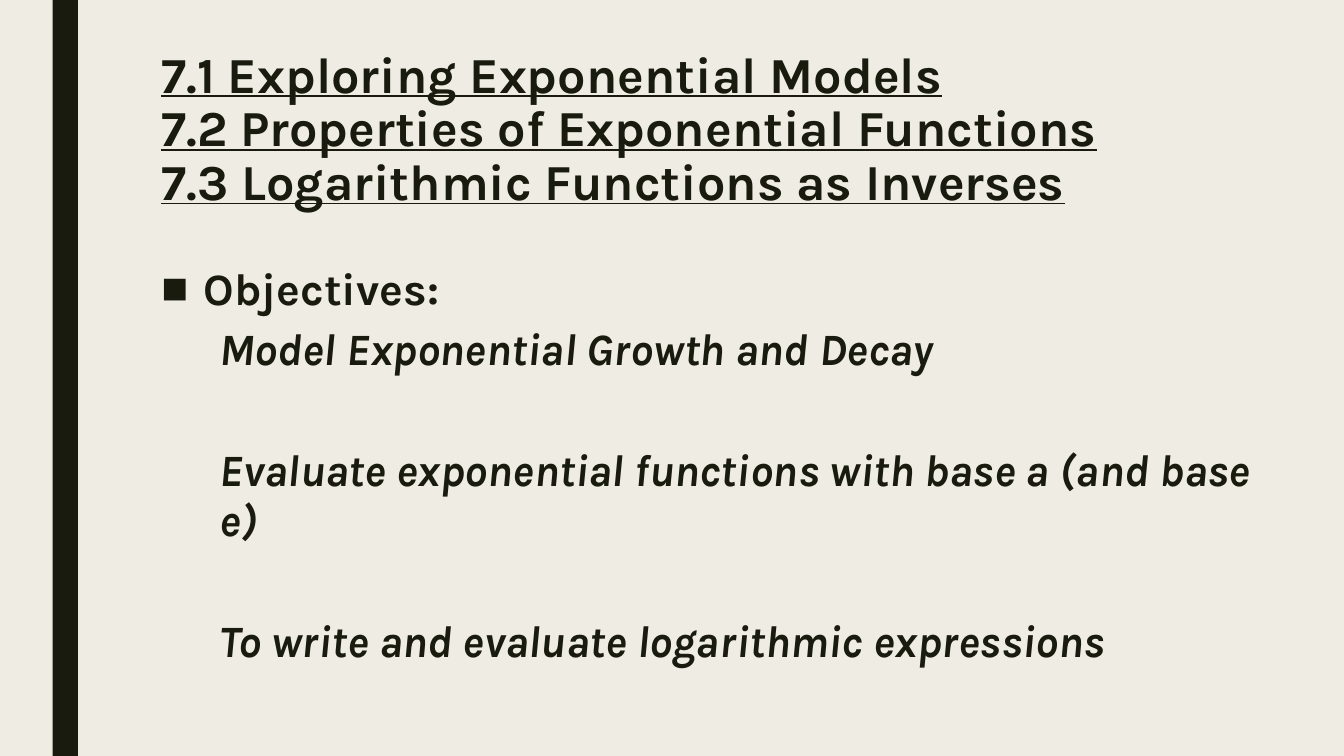
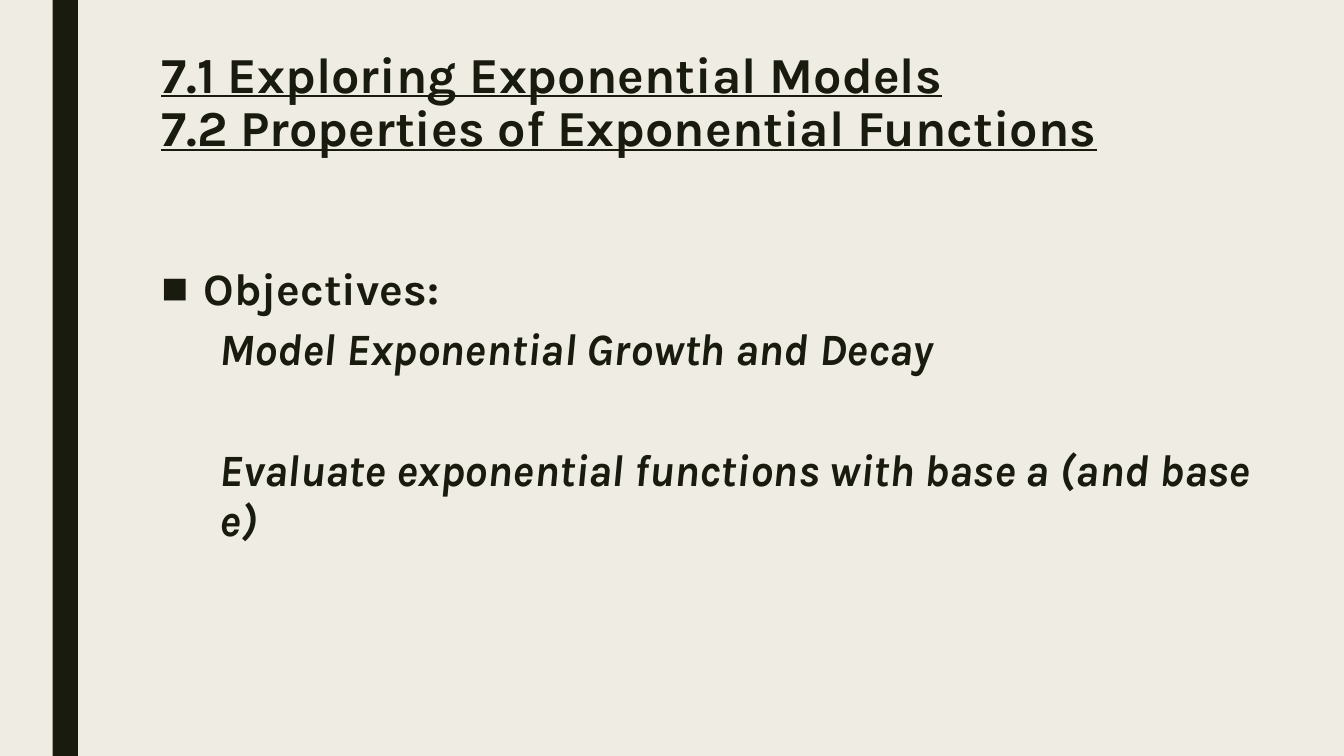
Before and after one commit to codecuddy/algebra_3-4, a slide deck: slide 3 of _PowerPoints/2nd Semester/Unit 9 Logarithms/Algebra_4_Day_072 7.1 Models and 7.2 Properties of exponential functions.pptx (slide 4 before the commit). Drawn at 1344x756 pixels with LibreOffice and Linux fonts; fonts in the diff are those of the drawing. Boxes give left, top, right and bottom in pixels: in the first picture for what was removed or moved away, otherwise in the second. Text is boxed around its words. In the diff, an @@ line names an element or a change of style, - is before the commit and + after.

```diff
--- a/_PowerPoints/2nd Semester/Unit 9 Logarithms/Algebra_4_Day_072 7.1 Models and 7.2 Properties of exponential functions.pptx
+++ b/_PowerPoints/2nd Semester/Unit 9 Logarithms/Algebra_4_Day_072 7.1 Models and 7.2 Properties of exponential functions.pptx
@@ title at (161, 57, 1096, 158): text changed @@
-7.1 Exploring Exponential Models
-7.2 Properties of Exponential Functions
-7.3 Logarithmic Functions as Inverses
+7.1 Exploring Exponential Models
+7.2 Properties of Exponential Functions
@@ text at (220, 625, 1104, 668): paragraph removed @@
-  To write and evaluate logarithmic expressions
```
Also in this commit, not shown: 2 other slides changed, 1 slide added, 1 slide removed, 8 other files.
